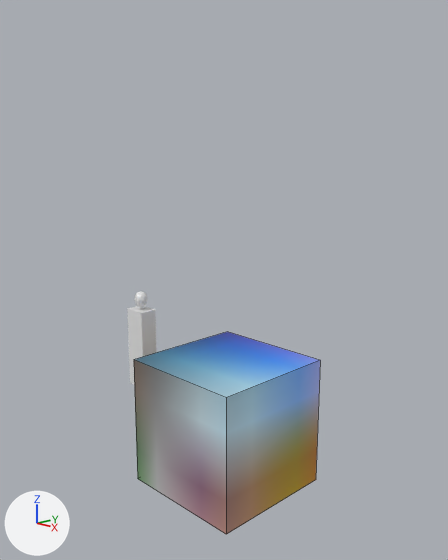
A saved change to the Blender file Vegetation/trees.blend.
Both versions are drawn from a camera (50 mm lens) standing at (6.34, -6.29, 4.27) and looking at (-0.59, 0.52, 2.06). The axes (+X, +Y, +Z) are drawn at lower left. The lights are the same throughout. Mesh edges are drawn as thin lines on the coarser meshes.

The first picture shows 'CharacterSize', 'Cube'.
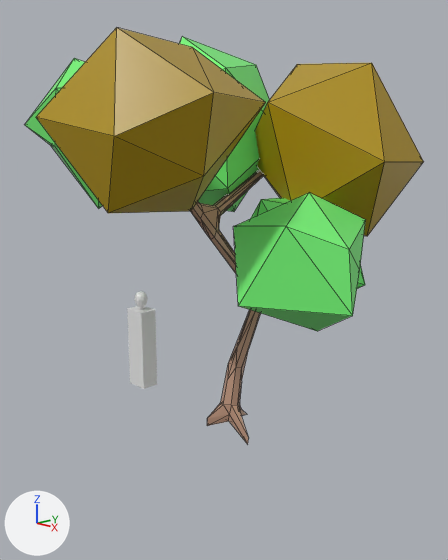
Commit message: Save after making the first tree

Changed parts and their boxes [x1, y1, x2, y2] in the pictures (448 x 560 px):
'PuffyTree', added
    after: [25, 28, 424, 444]
'Cube', deleted
    before: [134, 332, 320, 534]

The edits, one by one:
Mesh me_cube_1 is new.
It has 206 vertices, 329 faces and spans x -3.14..2.18, y -2.5..4.04, z -0.22..5.93.
It uses material mat_material (picture img_craztad_basic_8x8_palette_png).
Object 'Cube' (ob_cube) is deleted.
Object 'PuffyTree' (ob_puffytree) is new; it shows me_cube_1.
Its location is (0.0, 0.0, 0.0).
